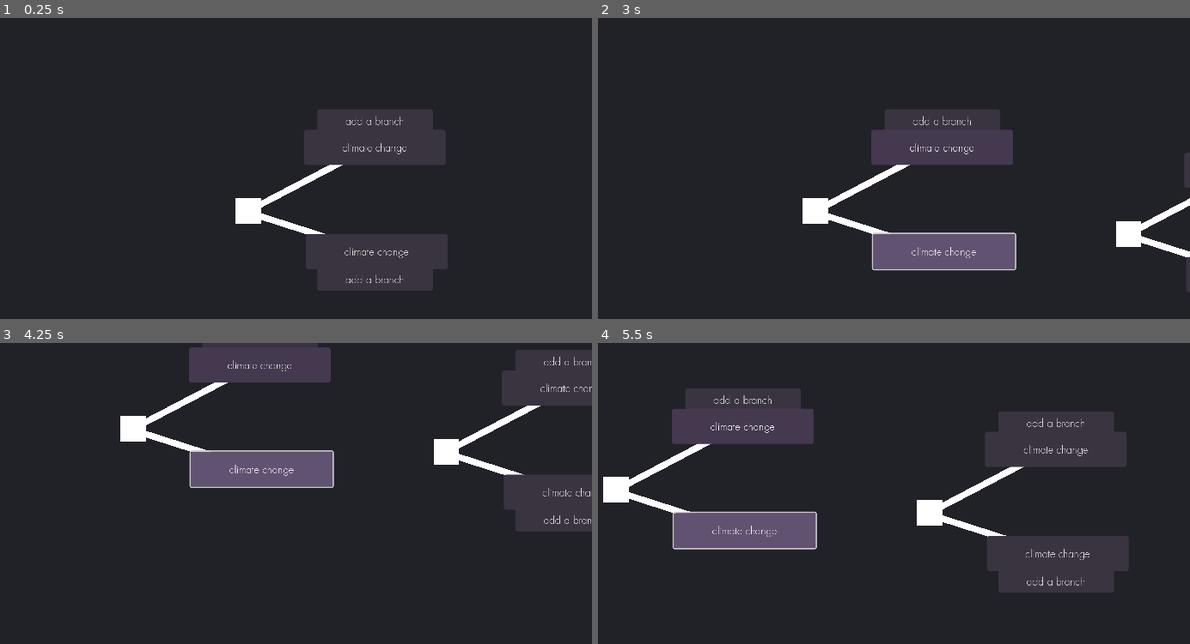
Above: before the commit, frames 1-4 (two rows, left to right).
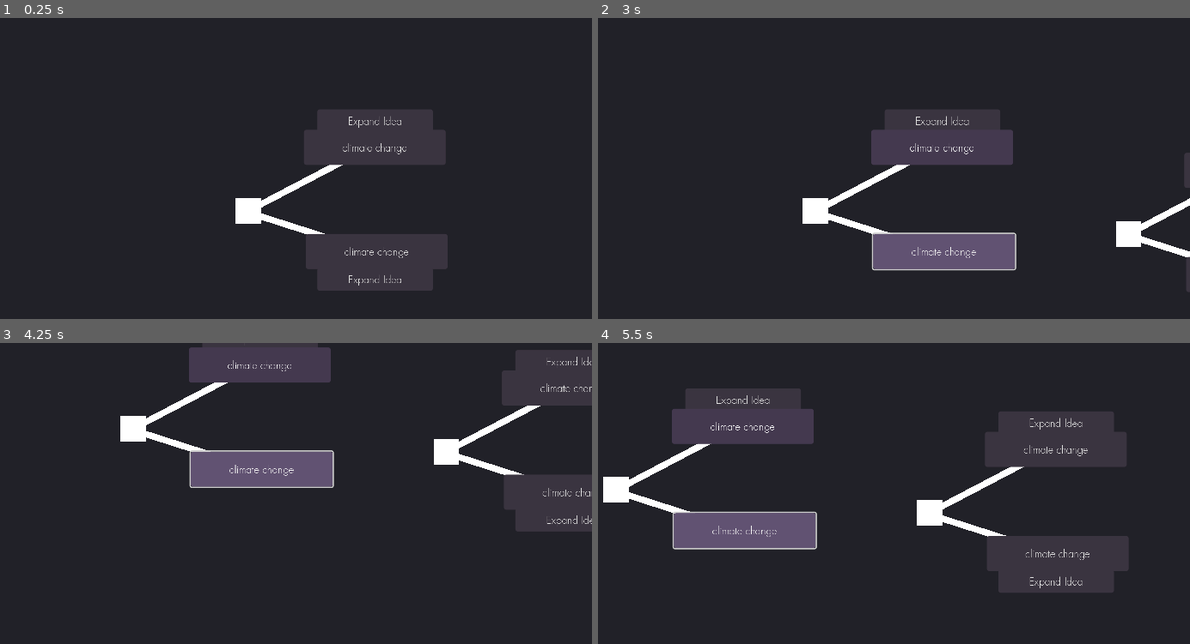
Above: after the commit, the same moments.

Repository: eqgy/understandingtree
Game: Godot game, scene res://understanding tree.tscn
Two runs of this game, one before a commit and one after it. Both use one fixed random seed, a clock stepped at 60 frames per second and the inputs below.
Inputs:
- Up to frame 1 (0.25 s): no input
- Up to frame 2 (3 s): click "climate change" at 0.5 s; click "add a branch" (after the commit: "Expand Idea") at 1.25 s; click "climate change" at 2 s; tap Enter at 2.75 s; hold D (right) from 2.78 s (still down)
- Up to frame 3 (4.25 s): release D (right) at 3.53 s; hold S (down) from 3.53 s (still down)
- Up to frame 4 (5.5 s): release S (down) at 4.28 s; hold D (right) 4.28-5.03 s; hold W (up) from 5.03 s (still down)

The runs differ from the first frame. In frame 1, 0.2% of the frame differs, in the area x 58-69%, y 32-89%; in frame 2, 0.1%; in frame 3, 0.2%; in frame 4, 0.3%, in the area x 19-83%, y 17-82%.

Commit message:
Changed the label of the buttons. Fixed line offset

Diff:
--- a/application iterations/iteration 1/a node.tscn
+++ b/application iterations/iteration 1/a node.tscn
@@ -40,7 +40,7 @@
 points = PackedVector2Array(0, 0, 200, 1)
 width_curve = SubResource("Curve_ottr0")
 
-[node name="addbranch" type="Button" parent="title"]
+[node name="Expand Idea" type="Button" parent="title"]
 show_behind_parent = true
 layout_mode = 0
 offset_left = 21.0
@@ -48,7 +48,8 @@
 offset_right = 202.0
 offset_bottom = 4.0
 theme = ExtResource("1_ssop8")
-text = "add a branch"
+text = "Expand Idea
+"
 script = ExtResource("2_g56ri")
 
 [node name="ColorRect" type="ColorRect" parent="."]
@@ -96,7 +97,7 @@
 points = PackedVector2Array(-111.29, -116.411, 79.7259, -203.639)
 width_curve = SubResource("Curve_ottr0")
 
-[node name="addbranch" type="Button" parent="title2"]
+[node name="Expand Idea" type="Button" parent="title2"]
 show_behind_parent = true
 layout_mode = 0
 offset_left = 18.0
@@ -104,10 +105,10 @@
 offset_right = 199.0
 offset_bottom = 89.0
 theme = ExtResource("1_ssop8")
-text = "add a branch"
+text = "Expand Idea"
 script = ExtResource("2_g56ri")
 
-[connection signal="toggled" from="title" to="title/addbranch" method="_on_button_toggled"]
-[connection signal="pressed" from="title/addbranch" to="." method="_on_addbranch_pressed"]
-[connection signal="toggled" from="title2" to="title2/addbranch" method="_on_button_toggled"]
-[connection signal="pressed" from="title2/addbranch" to="." method="_on_addbranch_pressed2"]
+[connection signal="toggled" from="title" to="title/Expand Idea" method="_on_button_toggled"]
+[connection signal="pressed" from="title/Expand Idea" to="." method="_on_addbranch_pressed"]
+[connection signal="toggled" from="title2" to="title2/Expand Idea" method="_on_button_toggled"]
+[connection signal="pressed" from="title2/Expand Idea" to="." method="_on_addbranch_pressed2"]
--- a/application iterations/iteration 1/a_node.gd
+++ b/application iterations/iteration 1/a_node.gd
@@ -1,6 +1,7 @@
 extends Node2D
-
 var children = 0
+var problems = 0
+var solutions = 0
 var stop = 0
 var too = "A NODE"
 var has_line = false
@@ -33,8 +34,6 @@
 	var child = load("res://a node.tscn").instantiate()
 	var position_offset = Vector2(400, 100*children)
 	child.position = position_offset
-	#child.position.y += 100*children
-	#child.position.x  += 400
 	child.add_line()
 	children += 1
 	$title2.add_child(child)
@@ -44,11 +43,11 @@
 
 func _on_addbranch_pressed2():
 	var child = load("res://a node.tscn").instantiate()
-	var position_offset = Vector2(400, 100*children)
+	var position_offset = Vector2(400,200*problems + 100) #100 is the length of the button
 	child.position = position_offset
 	#child.position.y += 100*children
 	#child.position.x  += 400
 	child.add_line()
-	children += 1
+	problems += 1
 	$title2.add_child(child)
 	print(children)
